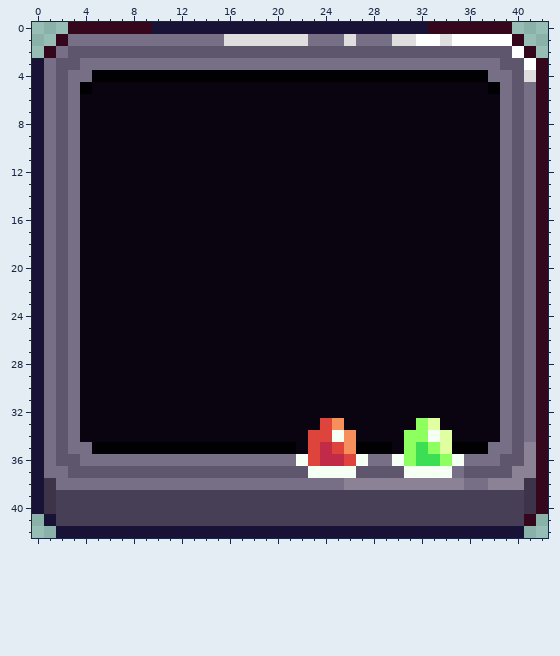
One commit to this pixel-art sprite: main/ui/ui_screen/level_start/sprites/outer_panel.png. Above, as it was before the edit.
The file is 43x43 pixels. Pixels under 10% opacity are left out. Colours within 5 levels of each other are drawn and written as one.
And afterwards:
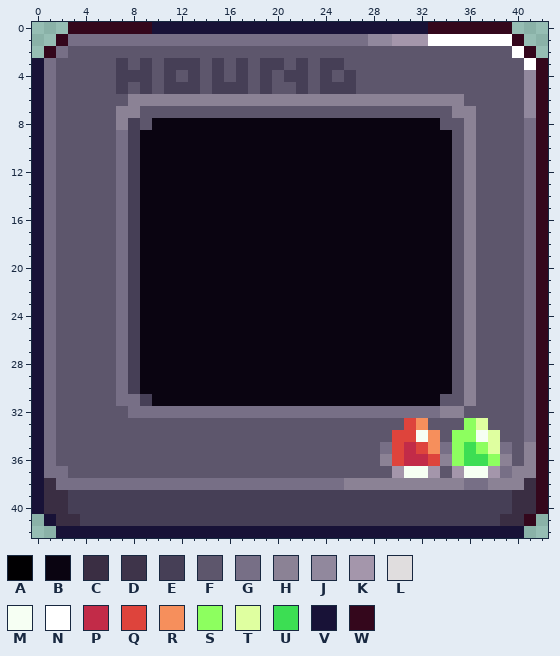
Palette (. is transparent): A #010002  B #0a0411  C #3a2e43  D #3e344a  E #463f56  F #5d566c  G #776f86  H #8b8295  J #91889d  K #a496ab  L #e0ddde  M #f6fff3  N #ffffff  P #c22b48  Q #de443c  R #f68f5c  S #8dff5f  T #dfffa0  U #3cde53  V #181237  W #34071c
What changed:
@@ x 0..42 @@
  0 ...WWWWWWWVVVVVVVVVVVVVVVVVVVVVVVWWWWWWW...
- 1 ..WGGGGGGGGGGGGGLLLLLLLGGGLGGGLLNNLNNNNNW..
+ 1 ..WGGGGGGGGGGGGGGGGGGGGGGGGGJJKKKNNNNNNNW..
  2 .WGFFFFFFFFFFFFFFFFFFFFFFFFFFFFFFFFFFFFFNW.
- 3 VGFFGGGGGGGGGGGGGGGGGGGGGGGGGGGGGGGGGGGFFNW
- 4 VGFGGAAAAAAAAAAAAAAAAAAAAAAAAAAAAAAAAAGGFLW
- 5 VGFGABBBBBBBBBBBBBBBBBBBBBBBBBBBBBBBBBAGFGW
- 6 VGFGBBBBBBBBBBBBBBBBBBBBBBBBBBBBBBBBBBBGFGW
- 7 VGFGBBBBBBBBBBBBBBBBBBBBBBBBBBBBBBBBBBBGFGW
- 8 VGFGBBBBBBBBBBBBBBBBBBBBBBBBBBBBBBBBBBBGFGW
- 9 VGFGBBBBBBBBBBBBBBBBBBBBBBBBBBBBBBBBBBBGFGW
-10 VGFGBBBBBBBBBBBBBBBBBBBBBBBBBBBBBBBBBBBGFGW
-11 VGFGBBBBBBBBBBBBBBBBBBBBBBBBBBBBBBBBBBBGFGW
-12 VGFGBBBBBBBBBBBBBBBBBBBBBBBBBBBBBBBBBBBGFGW
-13 VGFGBBBBBBBBBBBBBBBBBBBBBBBBBBBBBBBBBBBGFGW
-14 VGFGBBBBBBBBBBBBBBBBBBBBBBBBBBBBBBBBBBBGFGW
-15 VGFGBBBBBBBBBBBBBBBBBBBBBBBBBBBBBBBBBBBGFGW
-16 VGFGBBBBBBBBBBBBBBBBBBBBBBBBBBBBBBBBBBBGFGW
-17 VGFGBBBBBBBBBBBBBBBBBBBBBBBBBBBBBBBBBBBGFGW
-18 VGFGBBBBBBBBBBBBBBBBBBBBBBBBBBBBBBBBBBBGFGW
-19 VGFGBBBBBBBBBBBBBBBBBBBBBBBBBBBBBBBBBBBGFGW
-20 VGFGBBBBBBBBBBBBBBBBBBBBBBBBBBBBBBBBBBBGFGW
-21 VGFGBBBBBBBBBBBBBBBBBBBBBBBBBBBBBBBBBBBGFGW
-22 VGFGBBBBBBBBBBBBBBBBBBBBBBBBBBBBBBBBBBBGFGW
-23 VGFGBBBBBBBBBBBBBBBBBBBBBBBBBBBBBBBBBBBGFGW
-24 VGFGBBBBBBBBBBBBBBBBBBBBBBBBBBBBBBBBBBBGFGW
-25 VGFGBBBBBBBBBBBBBBBBBBBBBBBBBBBBBBBBBBBGFGW
-26 VGFGBBBBBBBBBBBBBBBBBBBBBBBBBBBBBBBBBBBGFGW
-27 VGFGBBBBBBBBBBBBBBBBBBBBBBBBBBBBBBBBBBBGFGW
-28 VGFGBBBBBBBBBBBBBBBBBBBBBBBBBBBBBBBBBBBGFGW
-29 VGFGBBBBBBBBBBBBBBBBBBBBBBBBBBBBBBBBBBBGFGW
-30 VGFGBBBBBBBBBBBBBBBBBBBBBBBBBBBBBBBBBBBGFGW
-31 VGFGBBBBBBBBBBBBBBBBBBBBBBBBBBBBBBBBBBBGFGW
-32 VGFGBBBBBBBBBBBBBBBBBBBBBBBBBBBBBBBBBBBGFGW
-33 VGFGBBBBBBBBBBBBBBBBBBBBQRBBBBBBSTBBBBBGFGW
-34 VGFGBBBBBBBBBBBBBBBBBBBQQMRBBBBSSMTBBBBGFGW
-35 VGFGGAAAAAAAAAAAAAAAAABQPQRAAABSUSTAAAGGFHW
-36 VGFFGGGGGGGGGGGGGGGGGGMQPPQMGGMSUUSMGGGFFHW
-37 VGGFFFFFFFFFFFFFFFFFFFFMMMMFFFFMMMMGFFFFHHW
-38 VDGGGGGGGGGGGGGGGGGGGGGGGGHHHHHHHHHHGGHHHDW
-39 VDEEEEEEEEEEEEEEEEEEEEEEEEEEEEEEEEEEEEEEEDW
-40 VDEEEEEEEEEEEEEEEEEEEEEEEEEEEEEEEEEEEEEEEDW
-41 .VEEEEEEEEEEEEEEEEEEEEEEEEEEEEEEEEEEEEEEEW.
+ 3 VGFFFFFEFEFEEEFEFEFEEFEFEEFFFFFFFFFFFFFFFNW
+ 4 VGFFFFFEEEFEFEFEFEFEFEEFEFEFFFFFFFFFFFFFFJW
+ 5 VGFFFFFEFEFEEEFEEEFEFFEFEEEFFFFFFFFFFFFFFJW
+ 6 VGFFFFFFHHHHHHHHHHHHHHHHHHHHHHHHHHHHFFFFFJW
+ 7 VGFFFFFHHFFFFFFFFFFFFFFFFFFFFFFFFFFHHFFFFJW
+ 8 VGFFFFFHEFBBBBBBBBBBBBBBBBBBBBBBBBFFHFFFFGW
+ 9 VGFFFFFGEBBBBBBBBBBBBBBBBBBBBBBBBBBFHFFFFGW
+10 VGFFFFFGEBBBBBBBBBBBBBBBBBBBBBBBBBBFHFFFFGW
+11 VGFFFFFGEBBBBBBBBBBBBBBBBBBBBBBBBBBFHFFFFGW
+12 VGFFFFFGEBBBBBBBBBBBBBBBBBBBBBBBBBBFHFFFFGW
+13 VGFFFFFGEBBBBBBBBBBBBBBBBBBBBBBBBBBFHFFFFGW
+14 VGFFFFFGEBBBBBBBBBBBBBBBBBBBBBBBBBBFHFFFFGW
+15 VGFFFFFGEBBBBBBBBBBBBBBBBBBBBBBBBBBFHFFFFGW
+16 VGFFFFFGEBBBBBBBBBBBBBBBBBBBBBBBBBBFHFFFFGW
+17 VGFFFFFGEBBBBBBBBBBBBBBBBBBBBBBBBBBFHFFFFGW
+18 VGFFFFFGEBBBBBBBBBBBBBBBBBBBBBBBBBBFHFFFFGW
+19 VGFFFFFGEBBBBBBBBBBBBBBBBBBBBBBBBBBFHFFFFGW
+20 VGFFFFFGEBBBBBBBBBBBBBBBBBBBBBBBBBBFHFFFFGW
+21 VGFFFFFGEBBBBBBBBBBBBBBBBBBBBBBBBBBFHFFFFGW
+22 VGFFFFFGEBBBBBBBBBBBBBBBBBBBBBBBBBBFHFFFFGW
+23 VGFFFFFGEBBBBBBBBBBBBBBBBBBBBBBBBBBFHFFFFGW
+24 VGFFFFFGEBBBBBBBBBBBBBBBBBBBBBBBBBBFHFFFFGW
+25 VGFFFFFGEBBBBBBBBBBBBBBBBBBBBBBBBBBFHFFFFGW
+26 VGFFFFFGEBBBBBBBBBBBBBBBBBBBBBBBBBBFHFFFFGW
+27 VGFFFFFGEBBBBBBBBBBBBBBBBBBBBBBBBBBFHFFFFGW
+28 VGFFFFFGEBBBBBBBBBBBBBBBBBBBBBBBBBBFHFFFFGW
+29 VGFFFFFGEBBBBBBBBBBBBBBBBBBBBBBBBBBFHFFFFGW
+30 VGFFFFFGEBBBBBBBBBBBBBBBBBBBBBBBBBBFHFFFFGW
+31 VGFFFFFGGEBBBBBBBBBBBBBBBBBBBBBBBBFFHFFFFGW
+32 VGFFFFFFGGGGGGGGGGGGGGGGGGGGGGGGGGHHFFFFFGW
+33 VGFFFFFFFFFFFFFFFFFFFFFFFFFFFFFQRFFFSTFFFGW
+34 VGFFFFFFFFFFFFFFFFFFFFFFFFFFFFQQMRFSSMTFFGW
+35 VGFFFFFFFFFFFFFFFFFFFFFFFFFFFGQPQRGSUSTGFHW
+36 VGFFFFFFFFFFFFFFFFFFFFFFFFFFFHQPPQHSUUSHFHW
+37 VGGFFFFFFFFFFFFFFFFFFFFFFFFFFFKMMKFKMMKGHHW
+38 VCGGGGGGGGGGGGGGGGGGGGGGGGHHHHHHHHHHGGHHHCW
+39 VCCEEEEEEEEEEEEEEEEEEEEEEEEEEEEEEEEEEEEECCW
+40 VCCEEEEEEEEEEEEEEEEEEEEEEEEEEEEEEEEEEEEECCW
+41 .VCCEEEEEEEEEEEEEEEEEEEEEEEEEEEEEEEEEEECCW.
 42 ..VVVVVVVVVVVVVVVVVVVVVVVVVVVVVVVVVVVVVVV..
Changed places in both pictures, as pixel boxes (x1, y1, x2, y2):
changed: (44, 34, 536, 526)
